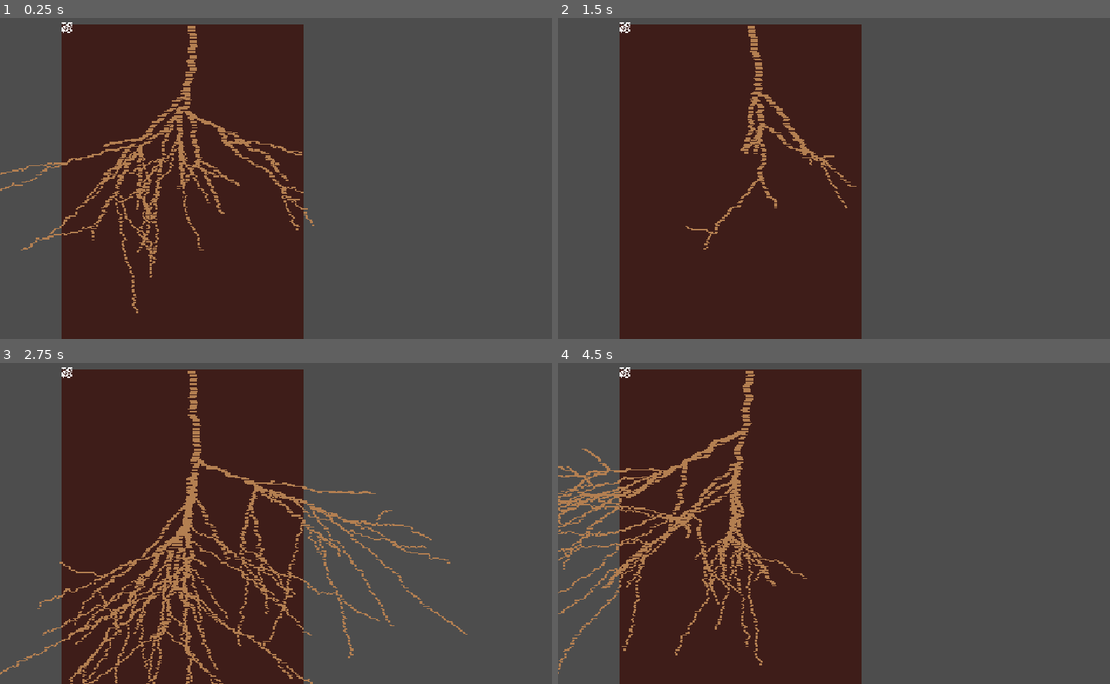
Above: before the commit, frames 1-4 (two rows, left to right).
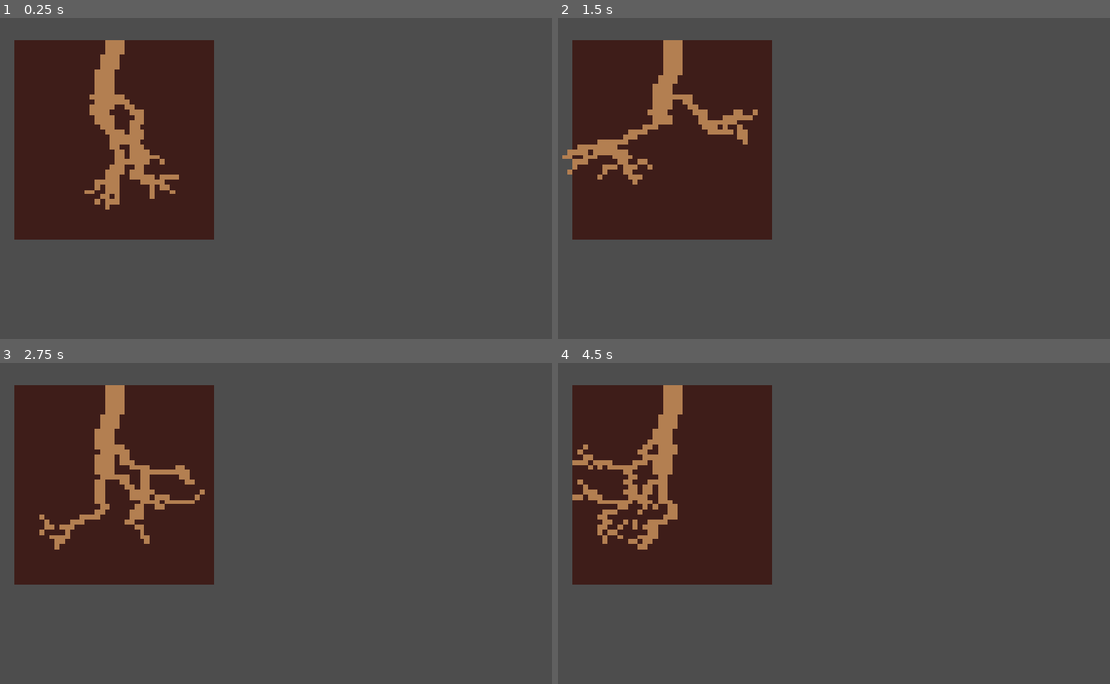
Above: after the commit, the same moments.

Repository: Kaplin86/town-of-root-town
Game: Godot game, scene res://scenes/main.tscn
Same seed, same stepped clock (60 frames per second), same inputs: the game is played once before the commit and once after it.
Inputs:
- Up to frame 1 (0.25 s): no input
- Up to frame 2 (1.5 s): no input
- Up to frame 3 (2.75 s): no input
- Up to frame 4 (4.5 s): no input

The runs differ from the first frame. In frame 1, 35% of the frame differs, in the area x 0-57%, y 1-100%; in frame 2, 34%; in frame 3, 36%, in the area x 0-85%, y 1-100%; in frame 4, 36%.

Commit message:
good roots 😇

Diff:
--- a/code/tile_manager.gd
+++ b/code/tile_manager.gd
@@ -1,7 +1,7 @@
 extends Node
 
-const MAPSIZEX = 200
-const MAPSIZEY = 400
+const MAPSIZEX = 40
+const MAPSIZEY = 40
 
 var Tiles : Dictionary[Vector2i,String]
 
@@ -19,11 +19,12 @@
 		for y in MAPSIZEY:
 			Tiles[Vector2i(x,y)] = "Dirt"
 
-	await doWorm(Vector2(100,0), 10, 90)
+	await doWorm(Vector2(20,0), 4, 90)
 
 	while activeWorms != []:
 		await get_tree().create_timer(0.5).timeout
 
+	await get_tree().create_timer(0.3).timeout
 	_generate()
 
 func _ready():
@@ -35,7 +36,13 @@
 	wormID += 1
 	activeWorms.append(myID)
 	var worm_pos: Vector2 = startPos
-	var worm_dist = randi_range(1,200 - (200 / thickness))
+	var worm_dist = {
+		4: round((18.0/40.0) * MAPSIZEY),
+		3: round((10.0/40.0) * MAPSIZEY),
+		2: round((5.0/40.0) * MAPSIZEY),
+		1: round((5.0/40.0) * MAPSIZEY),
+		0: 0,
+	}[thickness]
 
 	for C in worm_dist:
 		if randi_range(0,10) == 5:
@@ -43,15 +50,27 @@
 		var angle = noise.get_noise_2d(worm_pos.x * 0.5, worm_pos.y) * PI * 0.8
 		angle += deg_to_rad(angleOffset)
 		angle += randf_range(-0.25, 0.25)
-		worm_pos += Vector2(cos(angle) * 1.2, sin(angle)) * 1.5
+		worm_pos += Vector2(cos(angle) * 1.2, sin(angle)) * 1
 		for I in thickness:
-			var offset = (I * 0.5) - thickness
-			Tiles[Vector2i(worm_pos) - Vector2i(offset,0)] = "Root"
+			var offset = I - (thickness * 0.5)
+			Tiles[Vector2i(worm_pos) + Vector2i(offset,0)] = "Root"
 
-		if randf_range(0,1) <= 0.1 and thickness > 2 and C > 30:
-			doWorm(worm_pos,thickness - 2,angleOffset + randf_range(-60,60))
-			if randf_range(0,1) < 0.5:
-				doWorm(worm_pos,thickness - 2,angleOffset + randf_range(-60,60))
+		if thickness == 4 and C == round(worm_dist / 2.0):
+			var sideOffset
+			if randi_range(0,1) == 1:
+				sideOffset = randf_range(-60,-30)
+			else:
+				sideOffset = randf_range(30,60)
+			doWorm(worm_pos,thickness - 1,angleOffset + sideOffset)
+
+		if C == worm_dist - 1:
+			var sideOffset
+			if randi_range(0,1) == 1:
+				sideOffset = randf_range(-60,-30)
+			else:
+				sideOffset = randf_range(30,60)
+			doWorm(worm_pos,thickness - 1,angleOffset + sideOffset)
+			doWorm(worm_pos,thickness - 1,angleOffset + randf_range(-60,60))
 			thickness -= 1
 
 	activeWorms.erase(myID)
--- a/scenes/main.tscn
+++ b/scenes/main.tscn
@@ -13,21 +13,6 @@
 tile_size = Vector2i(61, 61)
 sources/0 = SubResource("TileSetAtlasSource_jyhfs")
 
-[sub_resource type="Gradient" id="Gradient_jyhfs"]
-offsets = PackedFloat32Array(0.3375, 0.36875, 1)
-colors = PackedColorArray(0, 0, 0, 0, 1, 1, 1, 1, 1, 1, 1, 1)
-
-[sub_resource type="FastNoiseLite" id="FastNoiseLite_sugp2"]
-noise_type = 0
-frequency = 0.018
-fractal_lacunarity = 1.61
-fractal_gain = 0.39
-fractal_weighted_strength = 0.45
-
-[sub_resource type="NoiseTexture2D" id="NoiseTexture2D_0wfyh"]
-noise = SubResource("FastNoiseLite_sugp2")
-color_ramp = SubResource("Gradient_jyhfs")
-
 [node name="Node2D" type="Node2D" unique_id=552534615]
 
 [node name="CoveringGround" type="TileMapLayer" parent="." unique_id=1093058249]
@@ -38,12 +23,5 @@
 script = ExtResource("2_sugp2")
 
 [node name="Camera2D" type="Camera2D" parent="." unique_id=1551190976]
-position = Vector2(11294, 7734)
-zoom = Vector2(0.04, 0.04)
-
-[node name="TextureRect" type="TextureRect" parent="." unique_id=851017431]
-offset_left = -8.0
-offset_top = -91.0
-offset_right = 504.0
-offset_bottom = 421.0
-texture = SubResource("NoiseTexture2D_0wfyh")
+position = Vector2(3314, 1691)
+zoom = Vector2(0.165, 0.165)
